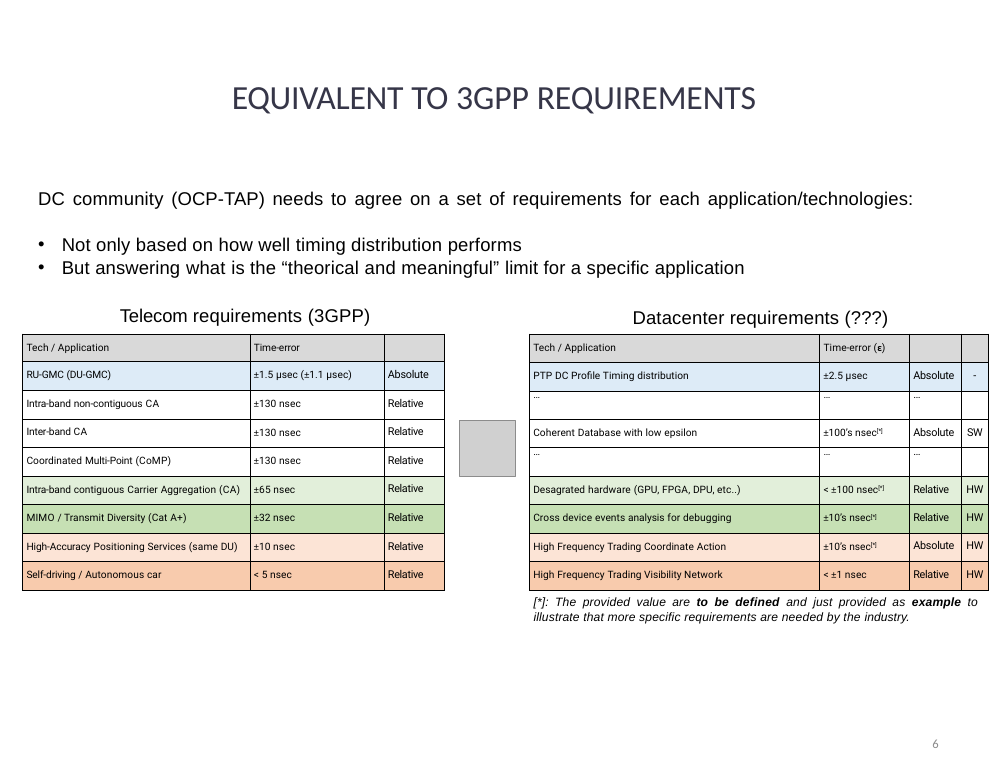
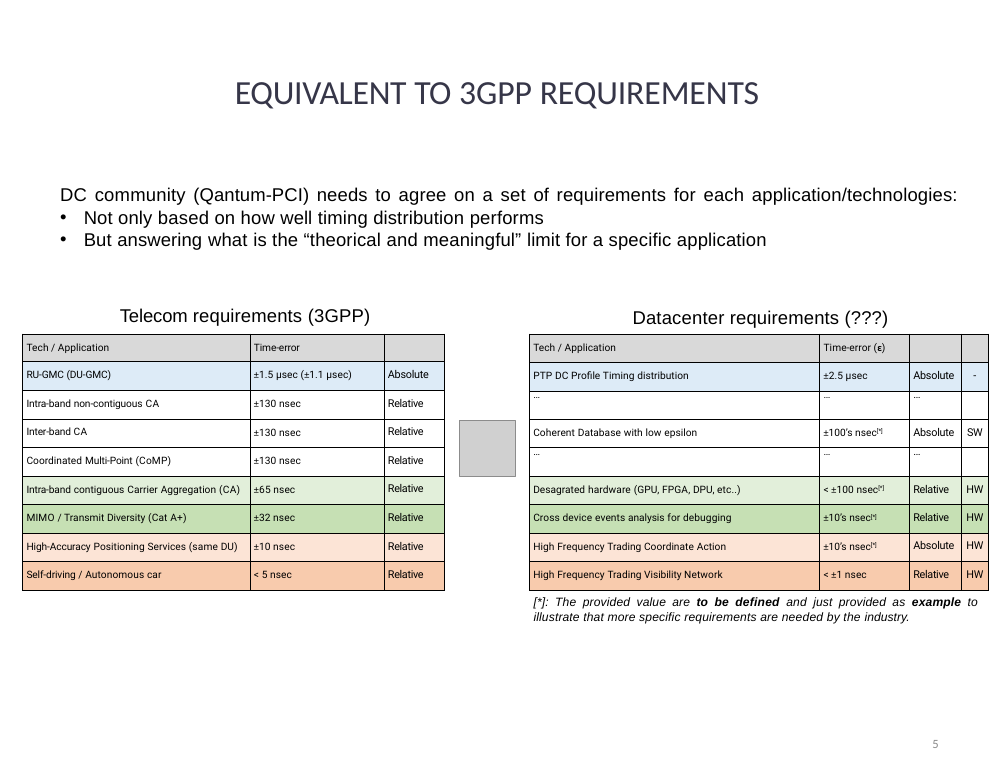
Before and after one commit to SiwaNetwork/QUANTUM, a slide deck: slide 5 of Time-Card/ДОКУМЕНТЫ/МАТЕРИАЛ СТАТЬИ/Применение в датацентрах и приложениях.pptx (slide 6 before the commit). Drawn at 1008x779 pixels with LibreOffice and Linux fonts; fonts in the diff are those of the drawing; grey boxes stand for pictures. Boxes give left, top, right and bottom in pixels: in the first picture for what was removed or moved away, otherwise in the second. Text is boxed around its words. In the diff, an @@ line names an element or a change of style, - is before the commit and + after.

```diff
--- a/Time-Card/ДОКУМЕНТЫ/МАТЕРИАЛ СТАТЬИ/Применение в датацентрах и приложениях.pptx
+++ b/Time-Card/ДОКУМЕНТЫ/МАТЕРИАЛ СТАТЬИ/Применение в датацентрах и приложениях.pptx
@@ title "EQUIVALENT TO 3GPP REQUIREMENTS": place and size @@
-title "EQUIVALENT TO 3GPP REQUIREMENTS" at [232, 87, 756, 114]
+title "EQUIVALENT TO 3GPP REQUIREMENTS" at [235, 82, 759, 109]
@@ text "DC community (Qantum-PCI) needs to ...": place and size @@
-text "DC community (Qantum-PCI) needs to ..." at [38, 191, 914, 278]
+text "DC community (Qantum-PCI) needs to ..." at [60, 187, 958, 250]
@@ text at [60, 187, 958, 205]: text changed @@
-DC community (OCP-TAP) needs to agree on a set of requirements for each application/technologies:
+DC community (Qantum-PCI) needs to agree on a set of requirements for each application/technologies:
@@ text at [84, 210, 767, 250]: alignment left to justified @@
```
Also in this commit, not shown: 22 other slides changed, 1 slide removed, 4 other files.
